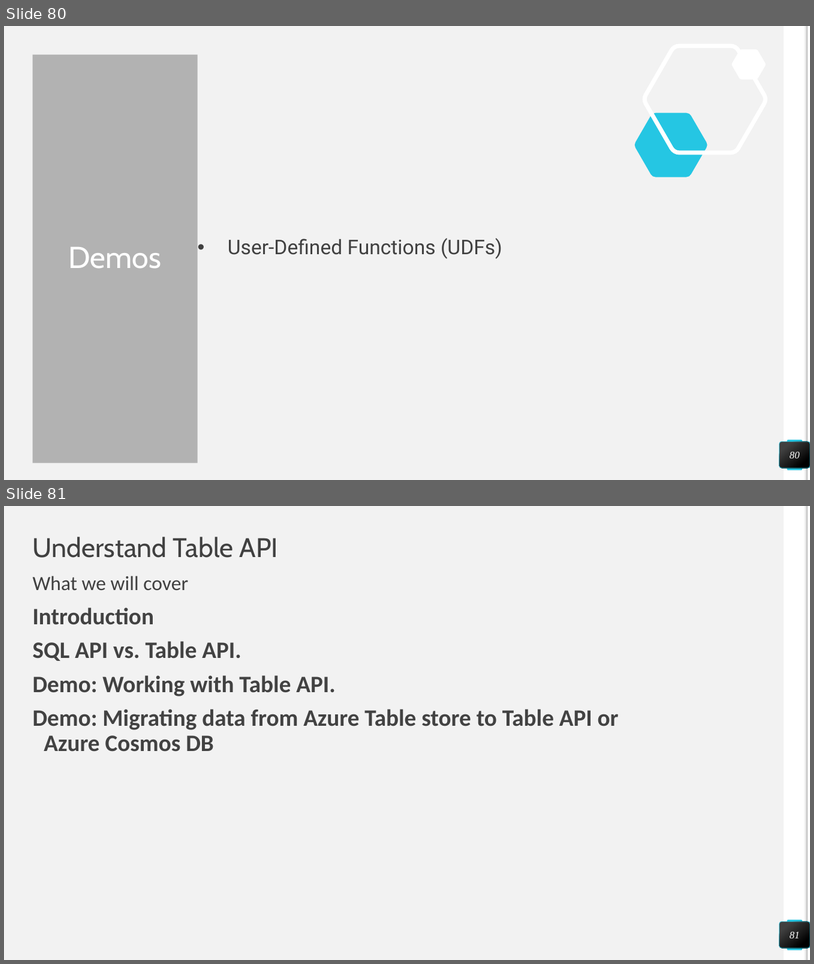
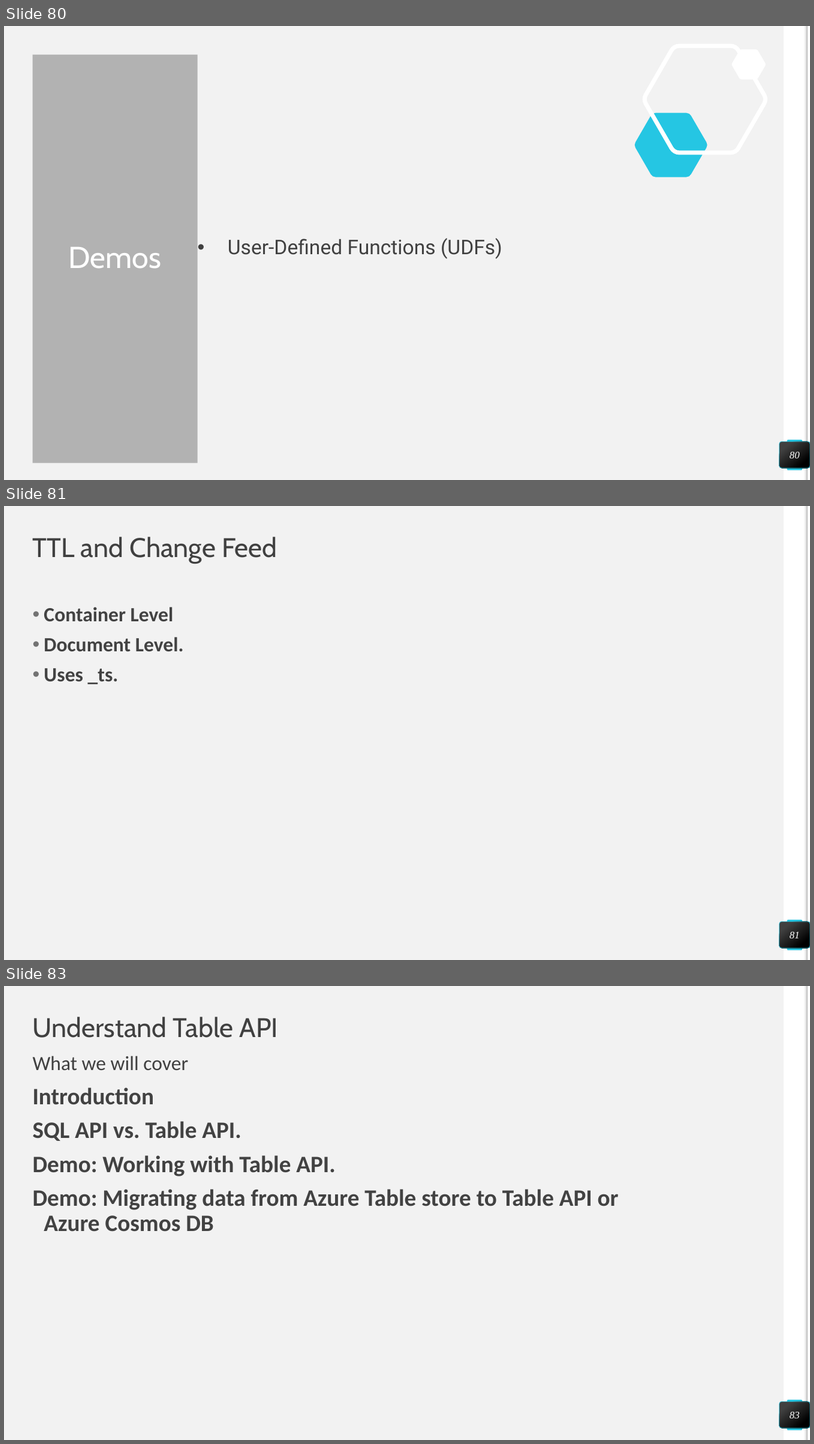
Before and after one commit to NageshSathrasala/CosmodbMS, a slide deck: Azure CosmosDB_New.pptx. Shown one above the other, each under a label of ours: slides 80 and 81 before the commit, slides 80, 81 and 83 after it; the slides between them are not shown. The pictures are 814x964 and 814x1444 pixels, drawn with LibreOffice and Linux fonts; fonts in the diff are those of the drawing. Boxes give left, top, right and bottom in pixels: in the first picture for what was removed or moved away, otherwise in the second. Text is boxed around its words. In the diff, an @@ line names an element or a change of style, - is before the commit and + after.

```diff
--- a/Azure CosmosDB_New.pptx
+++ b/Azure CosmosDB_New.pptx
@@ slide 81 added at (4, 506, 810, 960), background #F2F2F2; not listed: 4 template elements that a slide beside it also shows @@
@@ title added at (33, 537, 277, 564), 32 pt, text #404040 @@
+TTL and Change Feed
@@ text added at (44, 607, 184, 684), 24 pt, text #424242, bold @@
+• Container Level
+• Document Level.
+• Uses _ts.
@@ page number added at (780, 921, 810, 948), fill gradient #404040 to #000000, outline #25C6E3 0.5 pt, 12 pt, text #FFFFFF, italic @@
+81
@@ what was slide 81 is now slide 83 @@
@@ page number at (790, 1411, 800, 1418): text changed @@
-81
+83
```
Also in this commit, not shown: 3 slides changed, 7 other slides added.
